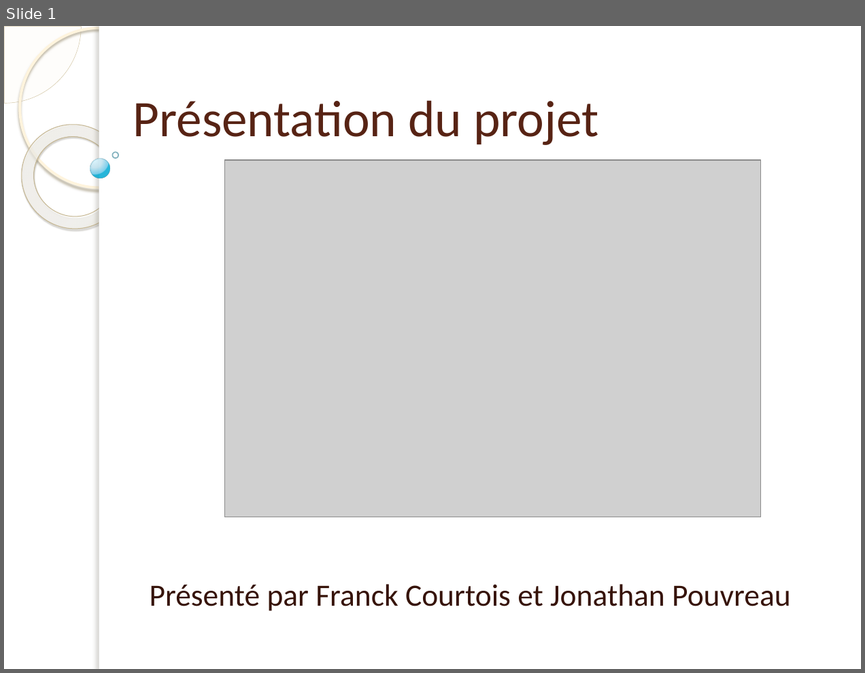
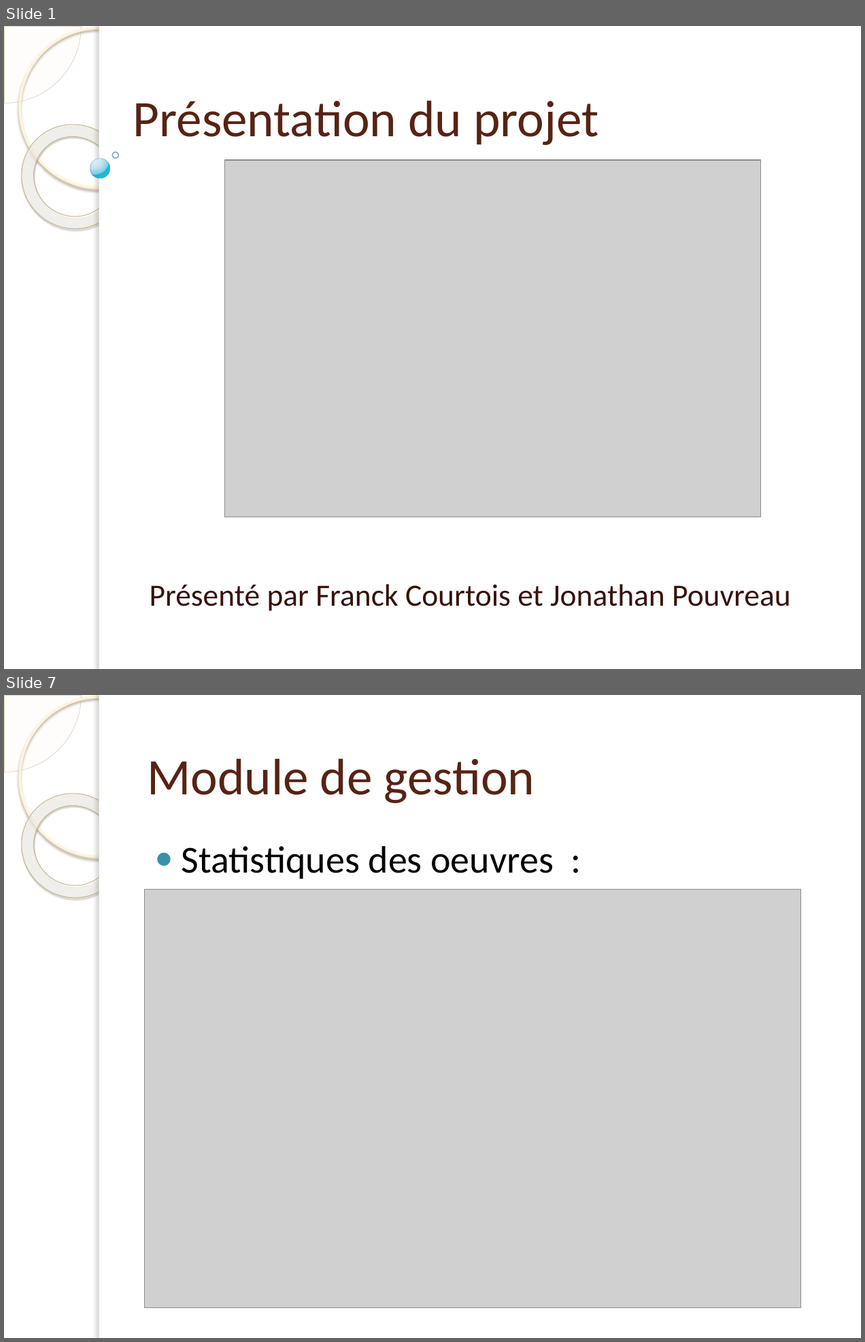
Before and after one commit to Jonathan7295/ProjetGrandPlan, a slide deck: Présenation/Presentation.pptx. Shown one above the other, each under a label of ours: slide 1 before the commit, slides 1 and 7 after it; the slides between them are not shown. The pictures are 865x673 and 865x1342 pixels, drawn with LibreOffice and Linux fonts; fonts in the diff are those of the drawing; grey boxes stand for pictures; background and template pictures are left out. Boxes give left, top, right and bottom in pixels: in the first picture for what was removed or moved away, otherwise in the second. Text is boxed around its words. In the diff, an @@ line names an element or a change of style, - is before the commit and + after.

```diff
--- a/Présenation/Presentation.pptx
+++ b/Présenation/Presentation.pptx
@@ slide 7 added at [4, 695, 861, 1338], background picture (left out); not listed: 5 template elements that a slide beside it also shows @@
@@ title added at [147, 758, 535, 803], 43 pt, text #572314 @@
+Module de gestion
@@ text added at [181, 846, 553, 879], 32 pt, text #000000 @@
+● Statistiques des oeuvres :
@@ picture added at [145, 889, 801, 1308] @@
```
Also in this commit, not shown: 7 slides changed, 10 other slides added, 2 slides removed.
